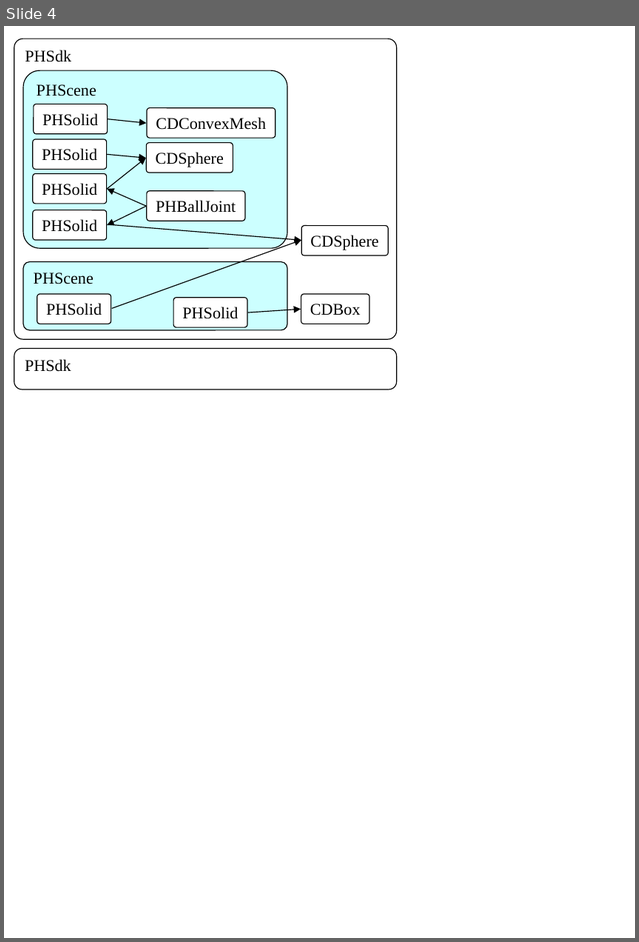
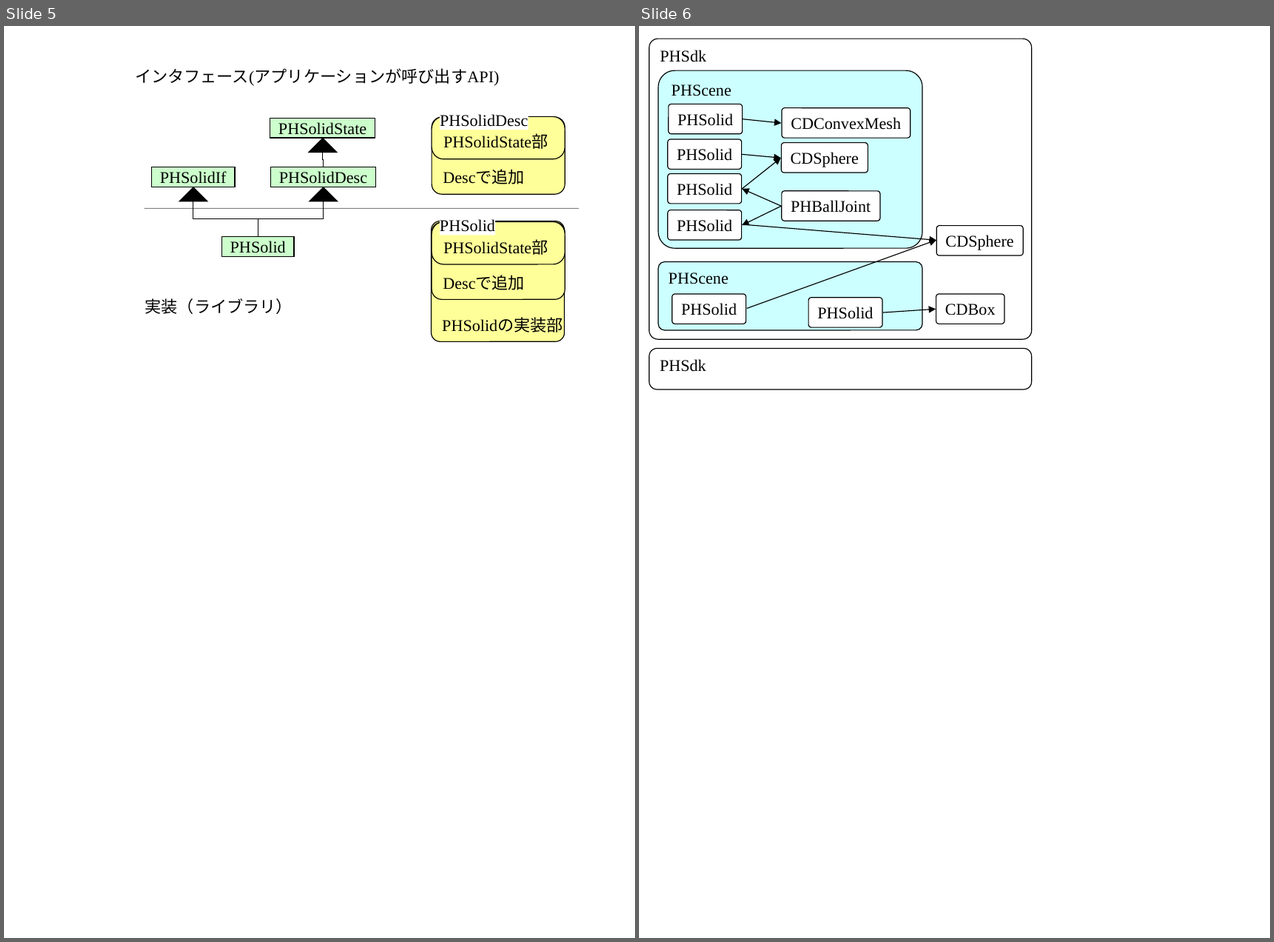
Before and after one commit to Springhead/Springhead, a slide deck: include/docsrc/01UsersGuide/fig.ppt. Shown side by side, each under a label of ours: slide 4 before the commit, slides 5 and 6 after it. The pictures are 639x942 and 1274x942 pixels, drawn with LibreOffice and Linux fonts; fonts in the diff are those of the drawing. Boxes give left, top, right and bottom in pixels: in the first picture for what was removed or moved away, otherwise in the second. Text is boxed around its words. In the diff, an @@ line names an element or a change of style, - is before the commit and + after.

```diff
--- a/include/docsrc/01UsersGuide/fig.ppt
+++ b/include/docsrc/01UsersGuide/fig.ppt
@@ slide 5 added at (4,26,635,938), background #FFFFFF @@
@@ text added at (135,68,499,86), 14 pt, text #000000 @@
+インタフェース(アプリケーションが呼び出すAPI)
@@ rectangle added at (440,110,529,130), fill #FFFFFF, 14 pt, text #000000 @@
+PHSolidDesc
@@ rectangle added at (270,118,375,137), fill #CCFFCC, outline #000000 0.74 pt, 14 pt, text #000000 @@
+PHSolidState
@@ rounded rectangle added at (432,117,564,194), fill #FFFF99, outline #000000 0.74 pt, 14 pt, text #000000 @@
+Descで追加
@@ rounded rectangle added at (432,117,564,160), fill #FFFF99, outline #000000 0.74 pt, 14 pt, text #000000 @@
+PHSolidState部
@@ triangle added at (309,138,336,153), fill #000000, outline #000000 0.74 pt @@
@@ elbow line added from (323, 153) to (324, 167), #000000 0.74 pt @@
@@ rectangle added at (151,167,235,187), fill #CCFFCC, outline #000000 0.74 pt, 14 pt, text #000000 @@
+PHSolidIf
@@ rectangle added at (271,167,376,187), fill #CCFFCC, outline #000000 0.74 pt, 14 pt, text #000000 @@
+PHSolidDesc
@@ triangle added at (179,187,207,202), fill #000000, outline #000000 0.74 pt @@
@@ elbow line added from (193, 201) to (258, 236), #000000 0.74 pt @@
@@ elbow line added from (324, 201) to (258, 236), #000000 0.74 pt @@
@@ triangle added at (310,187,337,202), fill #000000, outline #000000 0.74 pt @@
@@ line added from (579, 209) to (145, 209), #808080 0.74 pt @@
@@ rounded rectangle added at (432,221,564,341), fill #FFFF99, outline #000000 0.74 pt, 14 pt, text #000000 @@
+PHSolidの実装部
@@ rounded rectangle added at (432,222,564,300), fill #FFFF99, outline #000000 0.74 pt, 14 pt, text #000000 @@
+Descで追加
@@ rounded rectangle added at (432,222,564,265), fill #FFFF99, outline #000000 0.74 pt, 14 pt, text #000000 @@
+PHSolidState部
@@ rectangle added at (440,215,495,235), fill #FFFFFF, 14 pt, text #000000 @@
+PHSolid
@@ rectangle added at (222,236,294,255), fill #CCFFCC, outline #000000 0.74 pt, 14 pt, text #000000 @@
+PHSolid
@@ text added at (145,298,293,314), 14 pt, text #000000 @@
+実装（ライブラリ）
@@ what was slide 4 is now slide 6 @@
```
Also in this commit, not shown: 1 other slide added, 2 other files.
